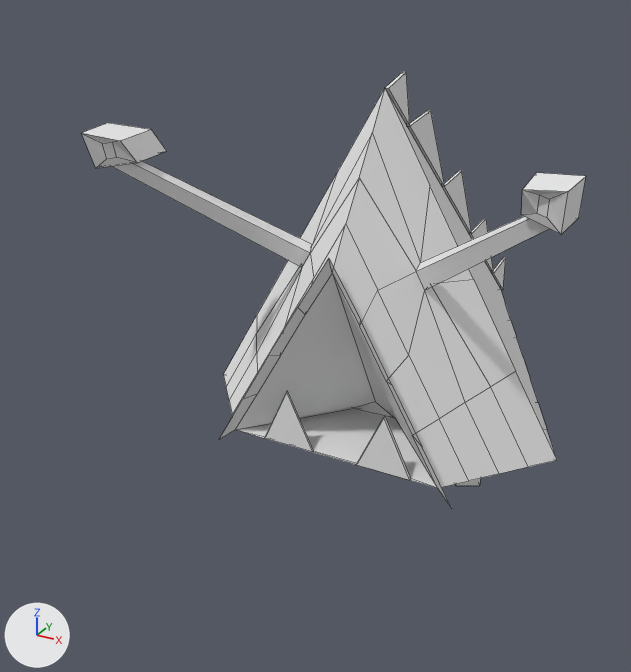
Before and after pictures for a commit that changed the Blender file Assets/_Models/monster_small.blend.
One viewpoint serves both versions: a 50 mm camera at (1.52, -3.62, 2.42) aimed at (-0.48, 0.0, 0.6). Arrows for +X, +Y and +Z are at lower left; the lights stay in place. Mesh edges are drawn as thin lines.
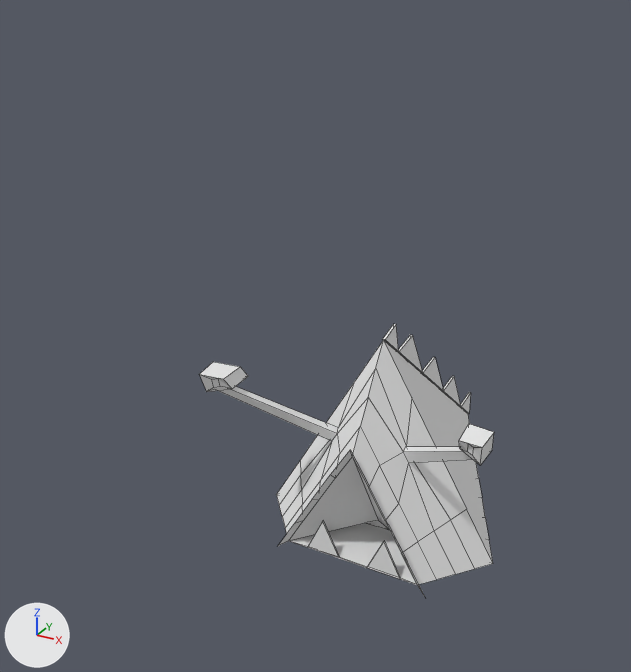
Pixel boxes [x1, y1, x2, y2] of what changed, in the pictures (631 x 672 px):
'Circle', reshaped, moved, turned, rescaled
    before: [82, 72, 586, 509]
    after: [200, 324, 494, 595]
part 1 of me_circle, built on
    before: [385, 72, 506, 289]
    after: [383, 324, 471, 414]

Patch to the scene script:
```diff
--- a/Assets/_Models/monster_small.blend.py
+++ b/Assets/_Models/monster_small.blend.py
@@ me_circle @@
 # used by ob_circle; location = (0.0, 0.0, 0.0); rotation_euler = (1.571, 0.0, 0.0), in degrees (90, 0, 0)
-me_circle.from_pydata(...)  # 206 vertices, 175 faces; spans x -0.96..0.96, y -0.06..1.96, z -1.63..1.04
+me_circle.from_pydata(...)  # 217 vertices, 177 faces, 9 loose edges; spans x -0.96..0.96, y -0.06..1.96, z -1.63..1.04
+# me_circle part 1
+# 11 vertices are removed from x 0.02, y 0.41..1.96, z -1.63..0.28
+# 12 faces are deleted
+# 22 vertices are added at x -0.01..0.01, y 0.41..1.96, z -1.63..0.28
+# 9 loose edges are added
+# 14 new faces join them
 me_circle.materials.append(mat_material_001)
@@ ob_circle @@
 ob_circle = bpy.data.objects.new('Circle', me_circle)
-ob_circle.location = (0.0, 0.0, 0.0)
-ob_circle.rotation_euler = (1.571, 0.0, 0.0)  # degrees (90, 0, 0)
+ob_circle.location = (0.0, 0.006, -0.581)
+ob_circle.rotation_euler = (1.582, 0.0, 0.0)  # degrees (91, 0, 0)
+ob_circle.scale = (0.706, 0.706, 0.706)
```
